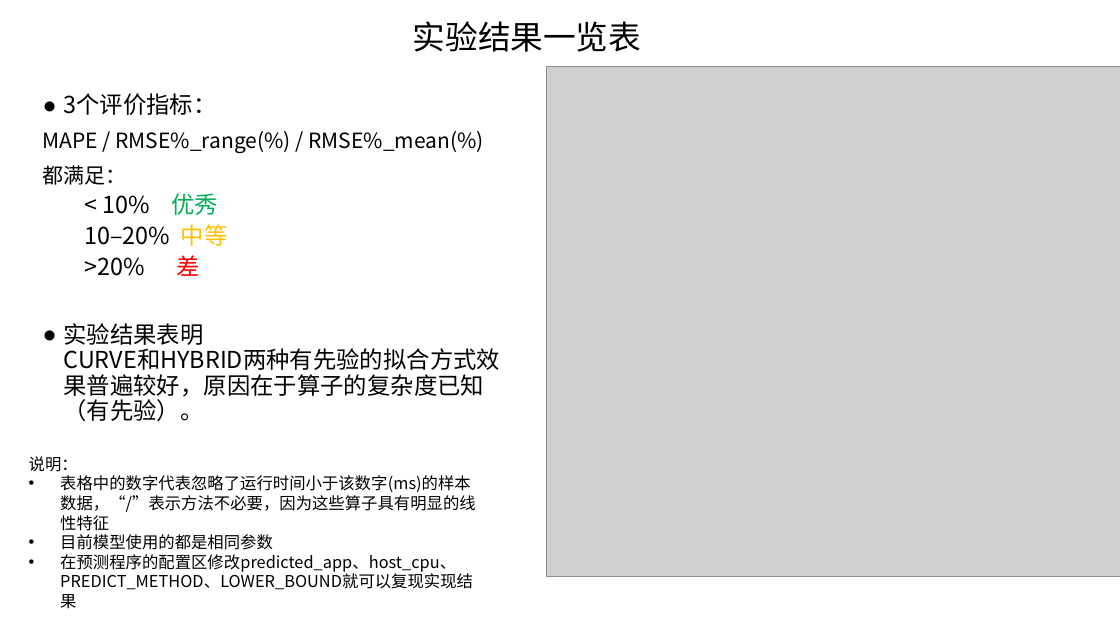
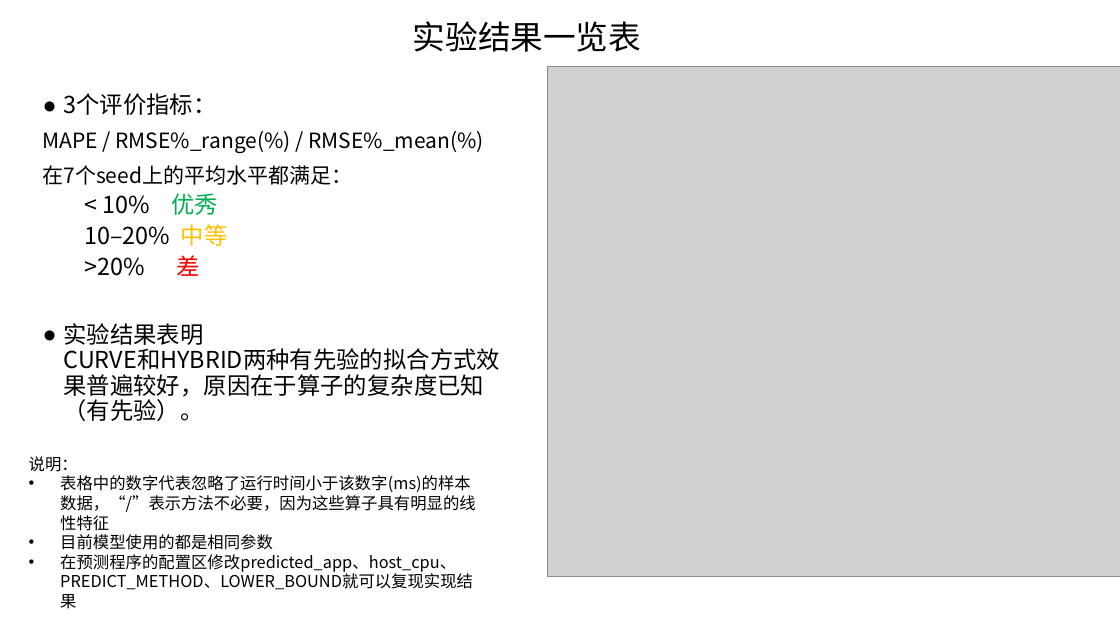
Before and after one commit to AE-26710/Time-Prediction, a slide deck: slide 3 of 20251106-同平台runtime预测-金.pptx. Drawn at 1120x630 pixels with LibreOffice and Linux fonts; fonts in the diff are those of the drawing; grey boxes stand for pictures. Boxes give left, top, right and bottom in pixels: in the first picture for what was removed or moved away, otherwise in the second. Text is boxed around its words. In the diff, an @@ line names an element or a change of style, - is before the commit and + after.

```diff
--- a/20251106-同平台runtime预测-金.pptx
+++ b/20251106-同平台runtime预测-金.pptx
@@ text at bbox=[43, 165, 353, 185]: text changed @@
-都满足：
+在7个seed上的平均水平都满足：
```
Also in this commit, not shown: 3 other slides changed, 1 slide added, 4 other files.
